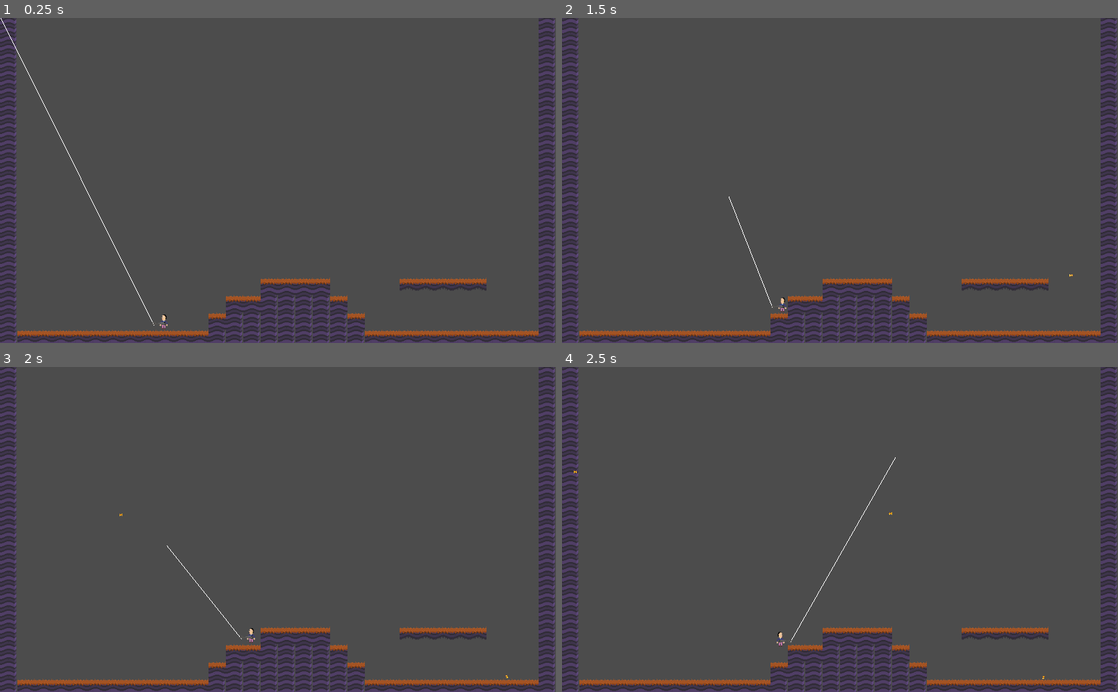
Above: before the commit, frames 1-4 (two rows, left to right).
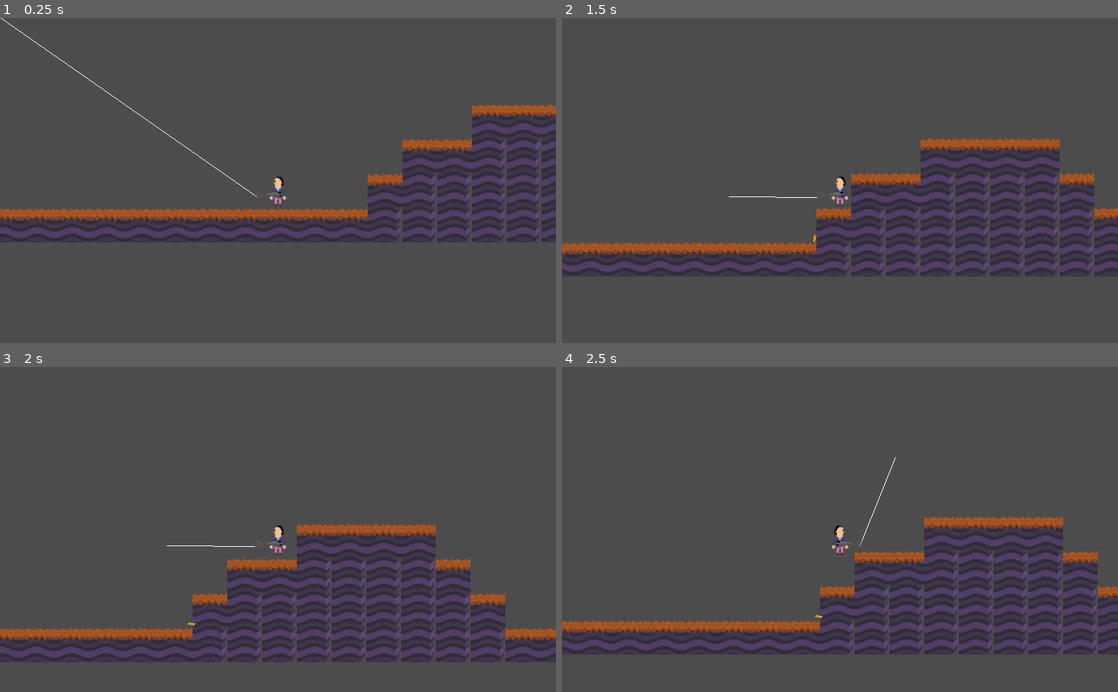
Above: after the commit, the same moments.

Repository: hansi-c/pastashooter
Game: Godot game, scene res://src/Main/Game.tscn
The game is run twice, just before and just after one commit, with the same random seed, the same clock (stepped at 60 frames per second) and the same inputs.
Inputs (mouse positions are in pixels of both pictures, inside the frame that each line leads up to):
- Up to frame 1 (0.25 s): no input
- Up to frame 2 (1.5 s): move the mouse to (962, 164) at 0.52 s; hold D (move_right) from 0.53 s (still down); click (962, 164) at 0.6 s; tap W (jump) at 0.77 s; tap Mouse wheel up (next_bullet, bound only after the commit) at 0.8, 1.35 s; move the mouse to (728, 196) at 1.27 s
- Up to frame 3 (2 s): keep holding D (move_right); tap W (jump) at 1.52 s; click (166, 545) at 1.55 s
- Up to frame 4 (2.5 s): move the mouse to (895, 458) at 2.02 s; release D (move_right) at 2.03 s; hold A (move_left) from 2.03 s (still down); click (895, 458) at 2.1 s; tap Mouse wheel up (next_bullet, bound only after the commit) at 2.3 s

The runs differ from the first frame. In frame 1, 22% of the frame differs, in the area x 0-100%, y 0-100%; in frame 2, 25%; in frame 3, 24%; in frame 4, 24%.

Commit message:
can shoot different bullets

Diff:
--- a/project.godot
+++ b/project.godot
@@ -14,6 +14,11 @@
 "language": "GDScript",
 "path": "res://src/Actors/Actor.gd"
 }, {
+"base": "RigidBody2D",
+"class": "Bullet",
+"language": "GDScript",
+"path": "res://src/Objects/Bullet.gd"
+}, {
 "base": "Position2D",
 "class": "Gun",
 "language": "GDScript",
@@ -26,6 +31,7 @@
 } ]
 _global_script_class_icons={
 "Actor": "",
+"Bullet": "",
 "Gun": "",
 "Player": ""
 }
@@ -79,6 +85,11 @@
 "events": [ Object(InputEventMouseButton,"resource_local_to_scene":false,"resource_name":"","device":0,"alt":false,"shi …(212 unchanged characters)…
  ]
 }
+next_bullet={
+"deadzone": 0.5,
+"events": [ Object(InputEventMouseButton,"resource_local_to_scene":false,"resource_name":"","device":0,"alt":false,"shift":false,"control":false,"meta":false,"command":false,"button_mask":0,"position":Vector2( 0, 0 ),"global_position":Vector2( 0, 0 ),"factor":1.0,"button_index":4,"pressed":false,"doubleclick":false,"script":null)
+ ]
+}
 
 [physics]
 
--- a/src/Actors/Gun.gd
+++ b/src/Actors/Gun.gd
@@ -1,10 +1,28 @@
 class_name Gun
 extends Position2D
 
-const BULLET_VELOCITY = 900
+#const BULLET_VELOCITY = 900
+onready var timer = $Cooldown
+var selected_bullet = 0
+var available_bullets = {}
+onready var Bullet = preload("res://src/Objects/Bullet.tscn")
 
-const Bullet = preload("res://src/Objects/Bullet.tscn")
-onready var timer = $Cooldown
+func _ready():
+	available_bullets["spirali"] = {
+		"velocity": 900,
+		"cooldown": 0.3,
+		"texture": load("res://assets/art/pasta/spirali.png"),
+		"rotation" : -51.0
+	}
+
+	available_bullets["farfalle"] = {
+		"velocity": 200,
+		"cooldown": 1,
+		"texture": load("res://assets/art/pasta/farfalle.png"),
+		"rotation" : 0.0
+	}
+
+	timer.wait_time = available_bullets.values()[0]["cooldown"]
 
 func _process(delta):
 	update()
@@ -13,15 +31,30 @@
 	var mouse_position = get_local_mouse_position()
 	draw_line(position, mouse_position, Color.white)
 
+func next_ammunition():
+	selected_bullet = (selected_bullet + 1) % available_bullets.values().size()
+	timer.wait_time = available_bullets.values()[selected_bullet]["cooldown"]
+
 func shoot(direction):
-	if not timer.is_stopped():
+	if timer.is_stopped():
+		timer.start()
+	else:
 		return false
+
 	var bullet = Bullet.instance()
+	configure_bullet(bullet)
+
 	bullet.global_position = global_position
-	bullet.linear_velocity = direction * BULLET_VELOCITY
-	#bullet.transform.rotation = global_position * get_global_mouse_position()
+	bullet.linear_velocity = direction * bullet.velocity
 
 	bullet.set_as_toplevel(true)
 	add_child(bullet)
 	#sound_shoot.play()
 	return true
+
+func configure_bullet(bullet):
+	var bullet_spec = available_bullets.values()[selected_bullet]
+	var sprite = bullet.get_node("Sprite")
+	sprite.set_texture(bullet_spec["texture"])
+	sprite.rotation_degrees = bullet_spec["rotation"]
+	bullet.velocity = bullet_spec["velocity"]
--- a/src/Actors/Player.gd
+++ b/src/Actors/Player.gd
@@ -62,6 +62,10 @@
 	var is_shooting = false
 	if Input.is_action_just_pressed("shoot" + action_suffix):
 		is_shooting = gun.shoot(look_direction.normalized())
+
+	if Input.is_action_just_released("next_bullet"):
+		gun.next_ammunition()
+
 #
 #	var animation = get_new_animation(is_shooting)
 #	if animation != animation_player.current_animation and shoot_timer.is_stopped():
--- a/src/Actors/Player.tscn
+++ b/src/Actors/Player.tscn
@@ -26,6 +26,12 @@
 texture = ExtResource( 4 )
 
 [node name="Cooldown" type="Timer" parent="Sprite/Gun"]
+one_shot = true
 
 [node name="CollisionShape2D" type="CollisionShape2D" parent="."]
 shape = SubResource( 1 )
+
+[node name="Camera2D" type="Camera2D" parent="."]
+offset = Vector2( 0, -10 )
+current = true
+zoom = Vector2( 0.5, 0.5 )
--- a/src/Objects/Bullet.gd
+++ b/src/Objects/Bullet.gd
@@ -1,4 +1,11 @@
 extends RigidBody2D
+class_name Bullet
+
+export var velocity = 900
+
+func _physics_process(delta):
+	var movecurve = get_linear_velocity().normalized()
+	self.rotation = movecurve.angle()
 
 func _on_Timer_timeout():
 	$AnimationPlayer.play("destroy")
